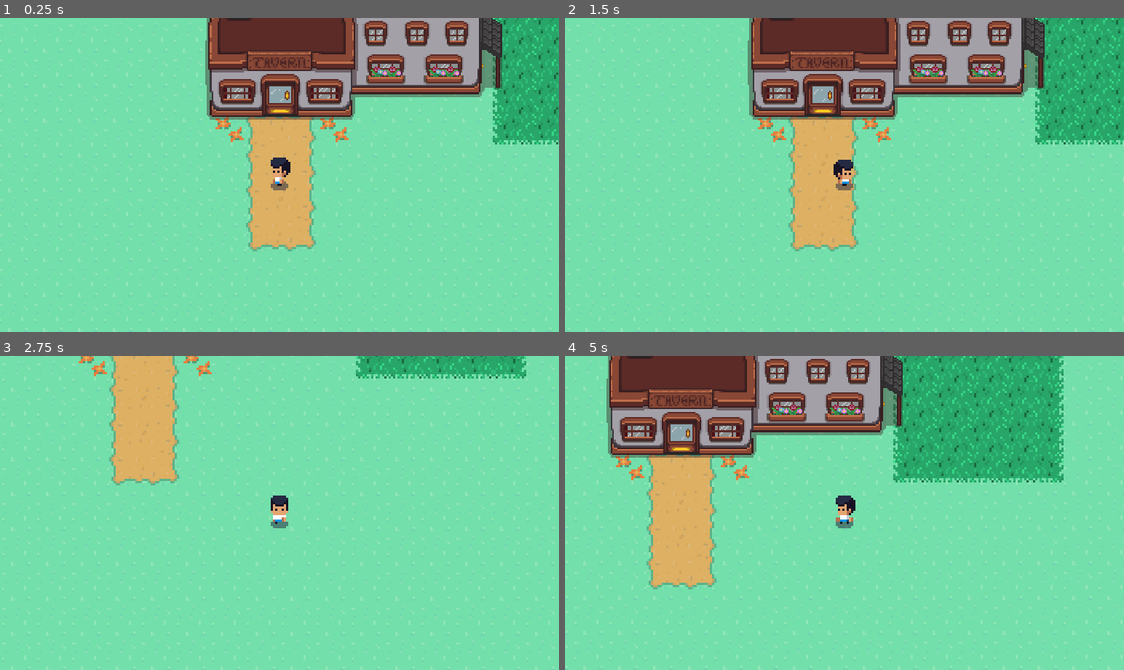
Above: before the commit, frames 1-4 (two rows, left to right).
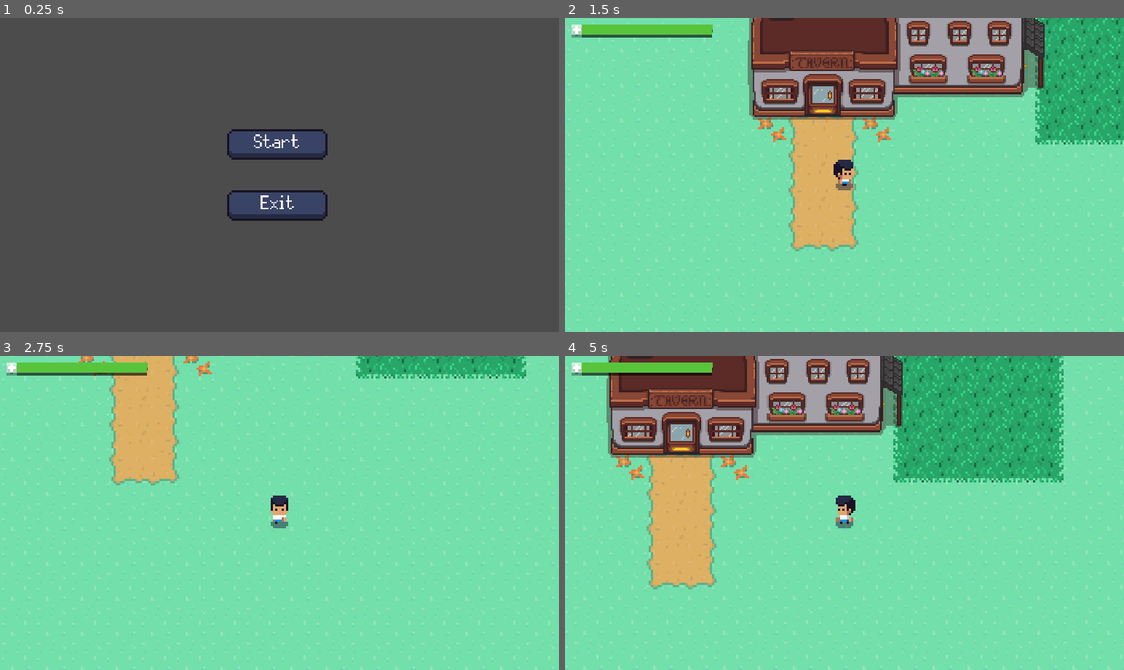
Above: after the commit, the same moments.

Repository: Juksuu/MiniAdventure
Game: Godot game, scene res://scenes/Main_menu.tscn
Two runs of this game, one before a commit and one after it. Both use one fixed random seed, a clock stepped at 60 frames per second and the inputs below. Before the commit the project starts from res://scenes/World.tscn.
Inputs (mouse positions are in pixels of both pictures, inside the frame that each line leads up to):
- Up to frame 1 (0.25 s): no input
- Up to frame 2 (1.5 s): click (844, 143) at 0.5 s, where only the run after the commit has a clickable "Start"; hold Right (ui_right) from 1.28 s (still down); hold F from 1.28 s (still down)
- Up to frame 3 (2.75 s): tap Space at 1.52, 2.27 s; release Right (ui_right) at 2.03 s; release F at 2.03 s; hold Down (ui_down) from 2.03 s (still down); tap F at 2.1 s
- Up to frame 4 (5 s): release Down (ui_down) at 2.78 s; hold Right (ui_right) 2.78-3.53 s; hold F 2.78-3.53 s; hold Up (ui_up) 3.53-4.28 s; tap F at 3.6 s; tap Space at 3.77, 4.52 s; hold Left (ui_left) from 4.28 s (still down); hold F from 4.28 s (still down)

The runs differ from the first frame. In frame 1, 99% of the frame differs, in the area x 0-100%, y 0-100%; in frame 2, 1.1%; in frame 3, 1.1%; in frame 4, 1.1%.

Commit message:
feat: Add simple main menu and hud for player

Diff:
--- /dev/null
+++ b/assets/UI/font.tres
@@ -0,0 +1,7 @@
+[gd_resource type="DynamicFont" load_steps=2 format=2]
+
+[ext_resource path="res://assets/UI/Silver.ttf" type="DynamicFontData" id=1]
+
+[resource]
+size = 17
+font_data = ExtResource( 1 )
--- a/project.godot
+++ b/project.godot
@@ -11,7 +11,7 @@
 [application]
 
 config/name="MiniAdventure"
-run/main_scene="res://scenes/World.tscn"
+run/main_scene="res://scenes/Main_menu.tscn"
 config/icon="res://icon.png"
 
 [display]
--- /dev/null
+++ b/scenes/Main_menu.tscn
@@ -0,0 +1,31 @@
+[gd_scene load_steps=3 format=2]
+
+[ext_resource path="res://scenes/Menu_button.tscn" type="PackedScene" id=1]
+[ext_resource path="res://scripts/Main_menu.gd" type="Script" id=2]
+
+[node name="Control" type="Control"]
+anchor_right = 1.0
+anchor_bottom = 1.0
+margin_left = -0.561249
+margin_right = -0.561249
+script = ExtResource( 2 )
+__meta__ = {
+"_edit_use_anchors_": false
+}
+
+[node name="StartButton" parent="." instance=ExtResource( 1 )]
+anchor_left = 0.5
+anchor_top = 0.4
+anchor_right = 0.5
+anchor_bottom = 0.4
+label_text = "Start"
+
+[node name="ExitButton" parent="." instance=ExtResource( 1 )]
+anchor_left = 0.5
+anchor_top = 0.6
+anchor_right = 0.5
+anchor_bottom = 0.6
+label_text = "Exit"
+
+[connection signal="button_up" from="StartButton" to="." method="_on_start_press"]
+[connection signal="button_up" from="ExitButton" to="." method="_on_exit_press"]
--- /dev/null
+++ b/scenes/Menu_button.tscn
@@ -0,0 +1,34 @@
+[gd_scene load_steps=5 format=2]
+
+[ext_resource path="res://assets/UI/Menu_button_pressed.png" type="Texture" id=1]
+[ext_resource path="res://assets/UI/font.tres" type="DynamicFont" id=2]
+[ext_resource path="res://scripts/Menu_button.gd" type="Script" id=3]
+[ext_resource path="res://assets/UI/Menu_button_normal.png" type="Texture" id=4]
+
+[node name="TextureButton" type="TextureButton"]
+margin_left = -23.0
+margin_top = -7.0
+action_mode = 0
+texture_normal = ExtResource( 4 )
+texture_pressed = ExtResource( 1 )
+script = ExtResource( 3 )
+__meta__ = {
+"_edit_use_anchors_": false
+}
+
+[node name="Label" type="Label" parent="."]
+margin_left = 1.14865
+margin_top = -0.108095
+margin_right = 56.1487
+margin_bottom = 19.8919
+rect_scale = Vector2( 0.8, 0.8 )
+custom_fonts/font = ExtResource( 2 )
+text = "testing"
+align = 1
+valign = 1
+__meta__ = {
+"_edit_use_anchors_": false
+}
+
+[connection signal="button_down" from="." to="." method="_on_button_down"]
+[connection signal="button_up" from="." to="." method="_on_button_up"]
--- a/scenes/Player.tscn
+++ b/scenes/Player.tscn
@@ -81,6 +81,7 @@
 [ext_resource path="res://assets/player/noWeapon/idle/idle down2.png" type="Texture" id=79]
 [ext_resource path="res://assets/player/weapon/walk/walk left4.png" type="Texture" id=80]
 [ext_resource path="res://assets/player/noWeapon/idle/idle left1.png" type="Texture" id=81]
+[ext_resource path="res://scenes/Player_hud.tscn" type="PackedScene" id=82]
 
 [sub_resource type="SpriteFrames" id=1]
 animations = [ {
@@ -912,7 +913,6 @@
 [node name="AnimatedSprite" type="AnimatedSprite" parent="."]
 frames = SubResource( 1 )
 animation = "IdleLeft"
-frame = 2
 
 [node name="CollisionShape2D" type="CollisionShape2D" parent="."]
 position = Vector2( 0, 4 )
@@ -952,8 +952,20 @@
 parameters/Walk/blend_position = Vector2( 0, 0 )
 parameters/WalkWep/blend_position = Vector2( 0, 0 )
 
-[node name="Camera2D" type="Camera2D" parent="."]
+[node name="Control" type="Control" parent="."]
+margin_left = -128.0
+margin_top = -72.0
+__meta__ = {
+"_edit_use_anchors_": false
+}
+
+[node name="Camera2D" type="Camera2D" parent="Control"]
+anchor_mode = 0
 current = true
+
+[node name="Player_hud" parent="Control/Camera2D" instance=ExtResource( 82 )]
+anchor_right = 0.0
+anchor_bottom = 0.0
 
 [node name="Area2D" type="Area2D" parent="."]
 position = Vector2( 0, 4 )
--- /dev/null
+++ b/scenes/Player_hud.tscn
@@ -0,0 +1,24 @@
+[gd_scene load_steps=4 format=2]
+
+[ext_resource path="res://assets/UI/hp_bg.png" type="Texture" id=1]
+[ext_resource path="res://assets/UI/hp_fill.png" type="Texture" id=2]
+[ext_resource path="res://scripts/Player_hud.gd" type="Script" id=3]
+
+[node name="Player_hud" type="Control"]
+anchor_right = 1.0
+anchor_bottom = 1.0
+script = ExtResource( 3 )
+__meta__ = {
+"_edit_use_anchors_": false
+}
+
+[node name="hp_bar" type="Sprite" parent="."]
+position = Vector2( 3, 3 )
+scale = Vector2( 0.6, 0.6 )
+texture = ExtResource( 1 )
+centered = false
+
+[node name="fill" type="Sprite" parent="hp_bar"]
+position = Vector2( 7.98851, 0.0257435 )
+texture = ExtResource( 2 )
+centered = false
--- /dev/null
+++ b/scripts/Main_menu.gd
@@ -0,0 +1,14 @@
+extends Control
+
+var game_scene = preload("res://scenes/World.tscn")
+
+func _ready():
+	pass # Replace with function body.
+
+
+func _on_start_press():
+	get_tree().change_scene_to(game_scene)
+
+
+func _on_exit_press():
+	get_tree().notification(MainLoop.NOTIFICATION_WM_QUIT_REQUEST)
--- /dev/null
+++ b/scripts/Menu_button.gd
@@ -0,0 +1,15 @@
+extends TextureButton
+
+export (String) var label_text
+onready var label = $Label
+
+func _ready():
+	label.text = label_text
+
+func _on_button_down():
+	label.margin_top = 0.5
+	pass
+
+func _on_button_up():
+	label.margin_top = 0
+	pass
--- a/scripts/Player.gd
+++ b/scripts/Player.gd
@@ -3,13 +3,20 @@
 const SPEED = 80
 const ACCELERATION = 500
 const FRICTION = 400
+const START_HP = 100
 
 onready var animationTree = $AnimationTree
 onready var animationState = animationTree.get("parameters/playback")
 
+onready var hud = $Control/Camera2D/Player_hud
+
 var velocity = Vector2.ZERO
 var isWeaponEquipped = false
 var hasWeapon = true
+var current_health = START_HP
+
+func _ready():
+	hud.init(current_health)
 
 func _input(_ev):
 	if Input.is_key_pressed(KEY_SPACE):
--- /dev/null
+++ b/scripts/Player_hud.gd
@@ -0,0 +1,12 @@
+extends Control
+
+onready var hp_fill = $hp_bar/fill
+
+var max_health: float = 0
+
+func init(max_hp: float):
+	max_health = max_hp
+
+func update_health(curr_hp):
+	var decimal: float = curr_hp / max_health
+	hp_fill.scale = Vector2(decimal, 1)
Binary file added: assets/UI/GUI.png
Not shown, added: assets/UI/GUI.png.import
Binary file added: assets/UI/Menu_button_normal.png
Not shown, added: assets/UI/Menu_button_normal.png.import
Binary file added: assets/UI/Menu_button_pressed.png
Not shown, added: assets/UI/Menu_button_pressed.png.import
Binary file added: assets/UI/Silver.ttf
Binary file added: assets/UI/hp_bg.png
Not shown, added: assets/UI/hp_bg.png.import
Binary file added: assets/UI/hp_fill.png
Not shown, added: assets/UI/hp_fill.png.import
Not shown: 1 places in scenes/Player.tscn that only renumber resources
